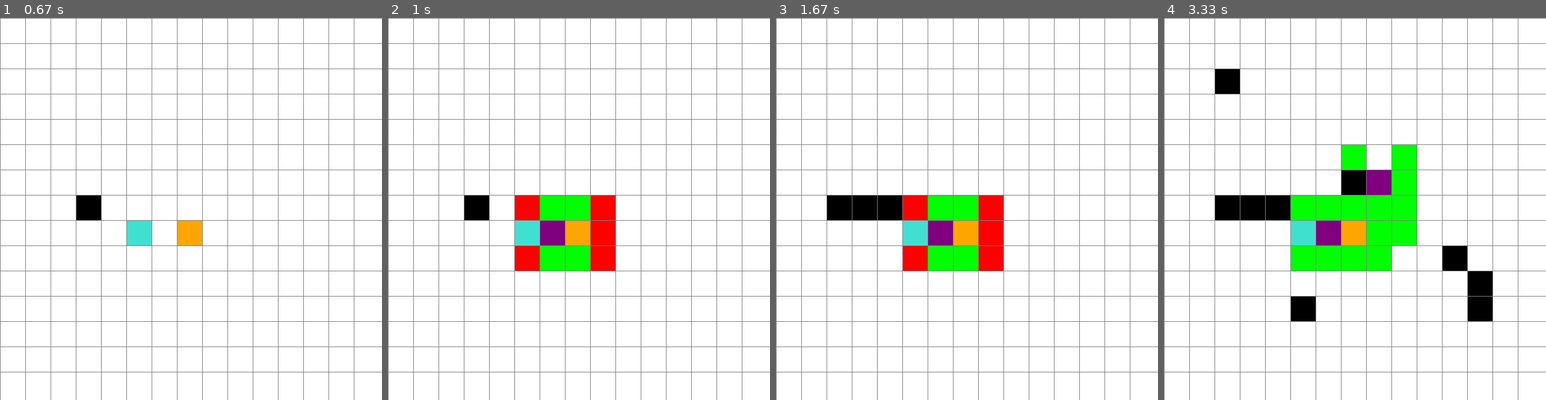
Above: before the commit, frames 1-4 (left to right).
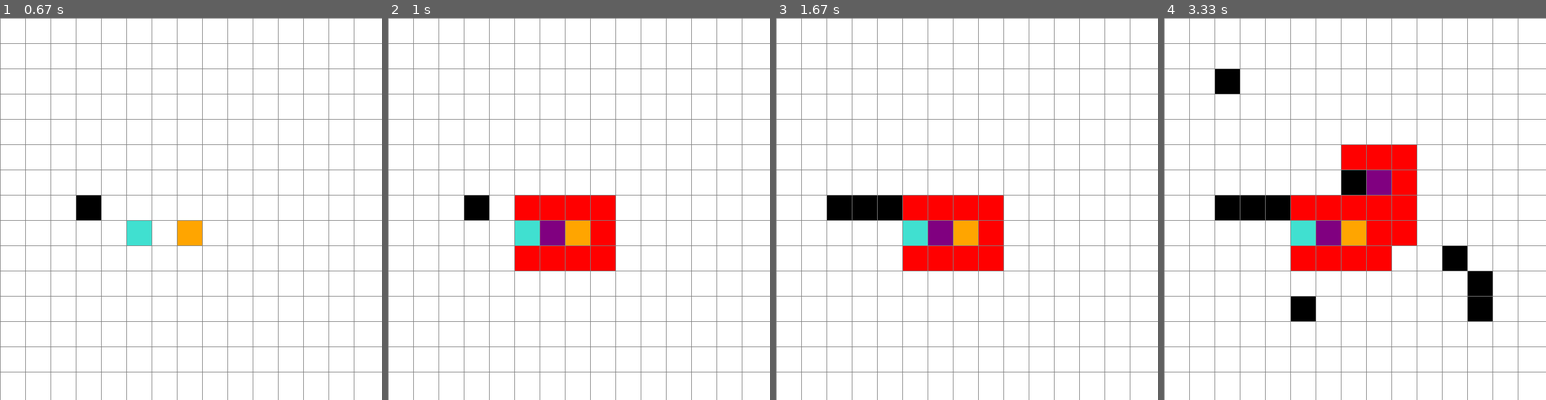
Above: after the commit, the same moments.

Repository: baggersee/A-star-pathfinding
Game: pygame game, started from A_star_pygame.py
Two runs of this game, one before a commit and one after it. Both use one fixed random seed, a clock stepped at 60 frames per second and the inputs below.
Inputs (mouse positions are in pixels of both pictures, inside the frame that each line leads up to):
- Up to frame 1 (0.67 s): press the mouse at (191, 235) at 0.37 s; move the mouse to (145, 224) at 0.47 s; release the mouse at (99, 212) at 0.6 s
- Up to frame 2 (1 s): tap Space at 0.67 s
- Up to frame 3 (1.67 s): press the mouse at (967, 235) at 1.03 s; move the mouse to (898, 216) at 1.13 s; release the mouse at (829, 197) at 1.27 s; right-click (1066, 270) at 1.38 s
- Up to frame 4 (3.33 s): press the mouse at (1454, 270) at 1.7 s; move the mouse to (1469, 289) at 1.8 s; release the mouse at (1488, 308) at 1.93 s; tap Space at 2.07, 2.37, 2.9 s; click (1209, 124) at 2.08 s; press the mouse at (1454, 270) at 2.53 s; move the mouse to (1347, 174) at 2.63 s; release the mouse at (1240, 79) at 2.77 s; click (1370, 193) at 2.92 s; click (1297, 319) at 3.22 s

Frame 1 is identical in both runs. In frame 2, 1.7% of the frame differs, in the area x 39-53%, y 46-67%; in frame 3, 1.7%; in frame 4, 6.3%, in the area x 33-67%, y 33-67%.

Commit message:
Add files via upload
Code cleaned and big bug in the algorithm corrected

Diff:
--- a/A_star_functions.py
+++ b/A_star_functions.py
@@ -1,45 +1,7 @@
-#function that creates the free space
-def blank_space(x):
-
-    blank = []
-    for i in range(x):
-        blank.append([])
-        for j in range(x):
-            blank[i].append(0)
-
-    return blank
-
-#function that reads a list of lists and creates a .txt
-def creation(M):
-
-    #dim = np.shape(M)
-    dim = len(M)
-    #rows = dim[0]
-    #cols = dim[1]
-
-    file = open("space.txt","w")
-    for i in range(dim):
-        for j in range(dim):
-            file. write(str(M[i][j])+' ')
-        file.write('\n')
-    file. close()
-
-    return 0
 
 
-#function that reads the modified .txt file
-def constraints_setup():
-    space = []
-    with open("space.txt") as fname:
-        for lines in fname:
-            space.append(lines.split())
-
-    return space
-import numpy as np
-
-
-#function that computes the heuristic distance
 def distance(R1,R2):
+    # function that computes the heuristic distance
     x1 = R1[0]
     y1 = R1[1]
     x2 = R2[0]
@@ -48,101 +10,8 @@
     return dist
 
 
-#function that gets the position coordinates of the adjacent points of a given point
-"""
 def colindant(M,R):
-    #le doy un punto y una matriz, y me saca los puntos adyacentes
-    M = np.array(M)
-    dim = np.shape(M)
-    x = R[0]
-    y = R[1]
-    if R[0] == 0:
-        if R[1] == 0:
-            P3 = [x,y+1]
-            P4 =[x+1,y+1]
-            P5 = [x+1,y]
-            P = [P3,P4,P5]
-        elif R[1] == dim[1] -1:
-            P5 = [x+1,y]
-            P6 = [x+1,y-1]
-            P7 = [x,y-1]
-            P = [P5,P6,P7]
-        else:
-            P3 = [x,y+1]
-            P4 =[x+1,y+1]
-            P5 = [x+1,y]
-            P6 = [x+1,y-1]
-            P7 = [x,y-1]
-            P = [P3,P4,P5,P6,P7]
-    elif R[0] == dim[0] -1:
-            if R[1] == 0:
-                P1 = [x-1,y]
-                P2 = [x-1,y+1]
-                P3 = [x,y+1]
-                P = [P1,P2,P3]
-            elif R[1] == dim[1] -1:
-                P1 = [x-1,y]
-                P7 = [x,y-1]
-                P8 = [x-1,y-1]
-                P = [P1,P7,P8]
-            else:
-                P1 = [x-1,y]
-                P2 = [x-1,y+1]
-                P3 = [x,y+1]
-                P7 = [x,y-1]
-                P8 = [x-1,y-1]
-                P = [P1,P2,P3,P7,P8]
-    elif R[1] == 0:
-        if R[0] == 0:
-            P3 = [x,y+1]
-            P4 =[x+1,y+1]
-            P5 = [x+1,y]
-            P = [P3,P4,P5]
-        elif R[0]== dim[0] -1:
-            P1 = [x-1,y]
-            P2 = [x-1,y+1]
-            P3 = [x,y+1]
-            P = [P1,P2,P3]
-        else:
-            P1 = [x-1,y]
-            P2 = [x-1,y+1]
-            P3 = [x,y+1]
-            P4 =[x+1,y+1]
-            P5 = [x+1,y]
-            P = [P1,P2,P3,P4,P5]
-    elif R[1] == dim[1] -1:
-        if R[0] == 0:
-            P5 = [x+1,y]
-            P6 = [x+1,y-1]
-            P7 = [x,y-1]
-            P = [P5,P6,P7]
-        elif R[0] == dim[0] -1:
-            P1 = [x-1,y]
-            P7 = [x,y-1]
-            P8 = [x-1,y-1]
-            P = [P1,P7,P8]
-        else:
-            P1 = [x-1,y]
-            P5 = [x+1,y]
-            P6 = [x+1,y-1]
-            P7 = [x,y-1]
-            P8 = [x-1,y-1]
-            P = [P1,P5,P6,P7,P8]
-    else:
-        P1 = [x-1,y]
-        P2 = [x-1,y+1]
-        P3 = [x,y+1]
-        P4 =[x+1,y+1]
-        P5 = [x+1,y]
-        P6 = [x+1,y-1]
-        P7 = [x,y-1]
-        P8 = [x-1,y-1]
-        P = [P1,P2,P3,P4,P5,P6,P7,P8]
-
-    return P
-"""
-
-def colindant(M,R):
+    # function that gets the position coordinates of the adjacent points of a given point
     # M is the matrix (list of lists) with the points
     # P is a list with the coordinates of a point in M
     P = []
@@ -155,15 +24,5 @@
                 continue
             P.append([x+i,y+j])
 
-
     P.remove([x,y])
     return P
-
-
-#function that incorporates the path into the space
-def visualization(M,P):
-    for element in P:
-        M[element[0],element[1]] = 2
-
-    creation(M)
-    return 0
--- a/A_star_pygame.py
+++ b/A_star_pygame.py
@@ -1,48 +1,50 @@
 import pygame
 import numpy as np
-from A_star_functions import creation,distance,colindant,visualization
-
-# variables for pygame
-
+from A_star_functions import colindant, distance
+
+# VARIABLES
+
+# pygame parameters
 WIDTH = 650
 WIN = pygame.display.set_mode((WIDTH, WIDTH))
 pygame.display.set_caption("A* Path Finding Algorithm")
-
-ROWS = 15
-
-RED = (255, 0, 0)
-GREEN = (0, 255, 0)
-BLUE = (0, 255, 0)
-YELLOW = (255, 255, 0)
-WHITE = (255, 255, 255)
-BLACK = (0, 0, 0)
-PURPLE = (128, 0, 128)
-ORANGE = (255, 165 ,0)
-GREY = (128, 128, 128)
-TURQUOISE = (64, 224, 208)
-
-# Node class
+ROWS = 15 # number of rows and columns of the board
+
+# colors RGB codes
+RED = (255, 0, 0) # for Nodes in the open list
+WHITE = (255, 255, 255) # for empty Nodes
+BLACK = (0, 0, 0) # for obstacles Nodes
+ORANGE = (255, 165 ,0) # for the initial point
+TURQUOISE = (64, 224, 208) # for the final point
+PURPLE = (128, 0, 128) # for the path
+GREY = (128, 128, 128) # for the lines that draw the different squares of the board
+
+
+# NODE CLASS
+
 class Node:
     def __init__(self,position=None,parent=None,width=None):
 
-        self.position = position
-        self.parent = parent
-        #initializing the node's parameters
+        self.position = position # given as a list
+        self.parent = parent # given as another Node
+        #initializing the node's parameters:
         self.g = 0
         self.h = 0
         self.f = 0
 
         self.color = WHITE
-        self.width = width # anchura de cada nodo--> de cada cuadrado
-
-        #posiciones en el tablero
-        self.x = position[0]*width # posicion x en el tablero
-        self.y = position[1]*width # posicion y en el tablero
+        self.width = width # width of every square in the Pygame interface
+
+        #positions of a Node on the board:
+        self.x = position[0]*width # x position
+        self.y = position[1]*width # y position
 
     def __lt__(self,other):
         return False
 
-# A* pathfinding algorithm
+
+# A* ALGORITHM
+
 def A_star(space_m,space,start_point,final_point,width):
 
     #initializing the open and closed lists
@@ -60,18 +62,37 @@
     final_node.h = 0
     final_node.f = 0
 
-    #adding the initial node to the open list
+    # adding the initial node to the open list
     open_list.append(initial_node)
 
-    #the process begins
+    # the searching process begins
     while len(open_list) !=0:
-        #defining the current node->the one with least f
+
+        # this loop enable us to close the Pygame window at any moment during the process
+        for event in pygame.event.get():
+            if event.type == pygame.QUIT:
+                pygame.quit()
+
+
+
+        # changing the color of the Nodes that are included in the open list
+        for open_node in open_list:
+            if space[open_node.position[1]][open_node.position[0]].color == WHITE:
+                space[open_node.position[1]][open_node.position[0]].color = RED
+
+        draw(WIN,space,ROWS,width)
+
+
+
+
+        # searching the current node as the one with smallest 'F'
         current_node = open_list[0]
         for item in open_list:
             if item.f < current_node.f:
                 current_node = item
 
-        #removing the current node from the open list and adding it to the closed list
+
+        # removing the current node from the open list and adding it to the closed list
         open_list.remove(current_node)
         closed_list.append(current_node)
 
@@ -87,75 +108,81 @@
             path = path[::-1]
             return path
 
+
         #generating the children
         children_positions = colindant(space_m,current_node.position)
 
         #treating the children
         for child_position in children_positions:
+
             #checking if there is some forbidden position
             if space_m[ child_position[0],child_position[1] ] == 1:
                 continue
 
-            #setting the child as a Node
+            # checking if it is in the closed list
+            closed = 0
+            for closed_node in closed_list:
+                if child_position == closed_node.position:
+                    closed = 1
+            if closed == 1:
+                continue
+
+
+            # setting the child as a Node
             child_node = Node(child_position,current_node,width)
 
-            #checking if it is in the closed list
-            for closed_child in closed_list:
-                if child_node == closed_child:
-                    continue
-
-            #computing its parameters
+            # computing its parameters
             child_node.g = current_node.g + 1
             child_node.h = distance(child_node.position,final_node.position)
             child_node.f = child_node.g + child_node.h
+            open_list.append(child_node)
 
             #checking if it is in the open list
+            param = 0
             for open_node in open_list:
-                if child_node == open_node and child_node.g > open_node.g:
+                if child_node.position == open_node.position and child_node.g < open_node.g:
+                    open_list.remove(open_node)
                     closed_list.append(child_node)
-                    continue
-
-            #adding it to the open list
-            open_list.append(child_node)
-            if child_node.position != initial_node.position and child_node.position != final_node.position:
-                if space[child_node.position[1]][child_node.position[0]].color != RED:
-                    space[child_node.position[1]][child_node.position[0]].color = RED
-
-                else:
-                    space[child_node.position[1]][child_node.position[0]].color = BLUE
-
-            draw(WIN,space,ROWS,width)
-
-# auxilary pygame functions
+                    param = 1
+
+            if param == 1:
+                continue
+
+
+    for event in pygame.event.get():
+        if event.type == pygame.QUIT:
+            pygame.quit()
+
+
+# AUXILAR FUNCTIONS
 
 def make_grid(rows, width):
+    # function to build the matrix that enable to construct the board later
     # rows = number of rows of the board
     # width = pixel length of the window
 	grid = []
-	gap = width // rows # division entera-> anchura de cada cuadrado
+	gap = width // rows # i teger division-> width of every square on the board
 	for i in range(rows):
 		grid.append([])
 		for j in range(rows):
 			node = Node([i, j], None, gap)
 			grid[i].append(node)
 
-    # 'grid' is the matrix of the board. In each position it holds a Node (Object)
+    # 'grid' is the matrix of the board. In each position it holds a Node object
 	return grid
 
 
-
 def draw_grid(win, rows, width):
-    # function to draw the board--> called in the aux function 'draw'
-	gap = width // rows # anchura de cada cuadrado
+    # function to draw the empty board--> called in the aux function 'draw'
+	gap = width // rows # width of the squares (same as in 'make_grid' function)
 	for i in range(rows):
 		pygame.draw.line(win, GREY, (0, i * gap), (width, i * gap))
-        #pygame.draw.line(win, GREY, donde empieza , donde acaba
 		for j in range(rows):
 			pygame.draw.line(win, GREY, (j * gap, 0), (j * gap, width))
 
 
-
 def draw(win, grid, rows, width):
+    # function that draws the board with the Nodes during all the game
 	win.fill(WHITE)
 	for row in grid:
 		for node in row:
@@ -163,23 +190,23 @@
 	draw_grid(win, rows, width)
 	pygame.display.update()
 
+
 def get_clicked_pos(pos, rows, width):
+    # function that saves the (matrix) position when a certain square is clicked
 	gap = width // rows
 	y, x = pos
-
 	row = y // gap
 	col = x // gap
-
 	return row, col
 
 
-
-#%% main function
-
-def main(win, width):
-
-    ROWS = 15
+# MAIN FUNCTION
+
+def main(win, width,ROWS):
+
+    # building the grid matrix with the Nodes
     space = make_grid(ROWS, width)
+    # another matrix just to hold the infrmation of free and obstacles positions
     space_matrix = np.zeros((ROWS,ROWS),int)
 
     start = None
@@ -191,26 +218,32 @@
         draw(WIN,space,ROWS,width)
         for event in pygame.event.get():
 
+            # quiting and closing the game
             if event.type == pygame.QUIT:
                 run = False
 
+            # detecting a click with the left side of the mouse
             if pygame.mouse.get_pressed()[0]:
                 pos = pygame.mouse.get_pos()
                 row,col = get_clicked_pos(pos,ROWS,width)
                 node_selected = space[row][col]
 
+                # setting up the initial point/Node
                 if start == None and node_selected != end:
                     start = node_selected
                     start.color = ORANGE
 
+                # setting up the final point/Node
                 elif end == None and node_selected != start:
                     end = node_selected
                     end.color = TURQUOISE
 
+                # setting up obstacles
                 elif node_selected != start and node_selected != end:
                     node_selected.color = BLACK
                     space_matrix[node_selected.position[1],node_selected.position[0]] = 1
 
+            # detecting a click with the right side of the mouse
             elif pygame.mouse.get_pressed()[2]:
                 pos = pygame.mouse.get_pos()
                 row,col = get_clicked_pos(pos,ROWS,width)
@@ -218,33 +251,34 @@
                 node_selected.color = WHITE
                 space_matrix[node_selected.position[1],node_selected.position[0]] = 0
 
-
                 if node_selected == start:
                     start = None
 
                 elif node_selected == end:
                     end = None
 
+            # detecting KEYDOWN to start running the A* algorithm
             if event.type == pygame.KEYDOWN:
                 if event.key == pygame.K_SPACE and start != None and end != None:
-
                     start.position = start.position[::-1]
                     end.position = end.position[::-1]
                     pygame.display.set_caption("thinking...")
+
+                    # calling the A* algorithm to get the path
                     path = A_star(space_matrix,space,start.position,end.position,width)
                     walk = len(path)
-
                     pygame.display.set_caption("still thinking...")
-
-                    start.color = ORANGE
-                    end.color = TURQUOISE
 
                     for j in range(1,walk-1):
                         step = path[j]
                         space[step[1]][step[0]].color = PURPLE
                         draw(WIN,space,ROWS,width)
+
                     pygame.display.set_caption("A* Path Finding Algorithm")
 
     pygame.quit()
 
-main(WIN,WIDTH)
+
+# RUNNING THE GAME
+
+main(WIN,WIDTH,ROWS)
